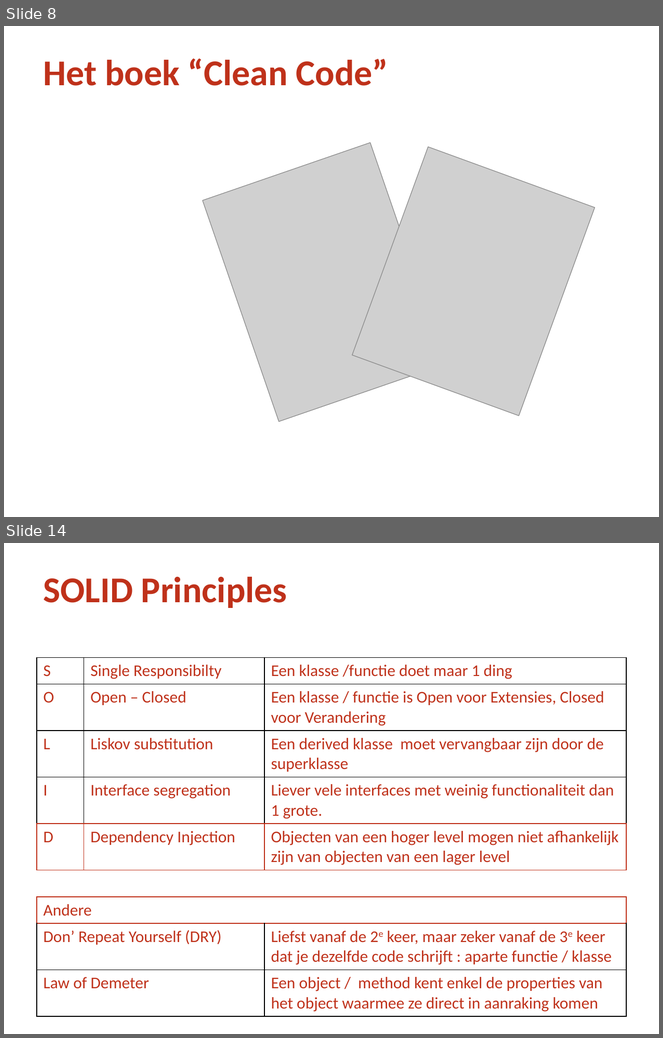
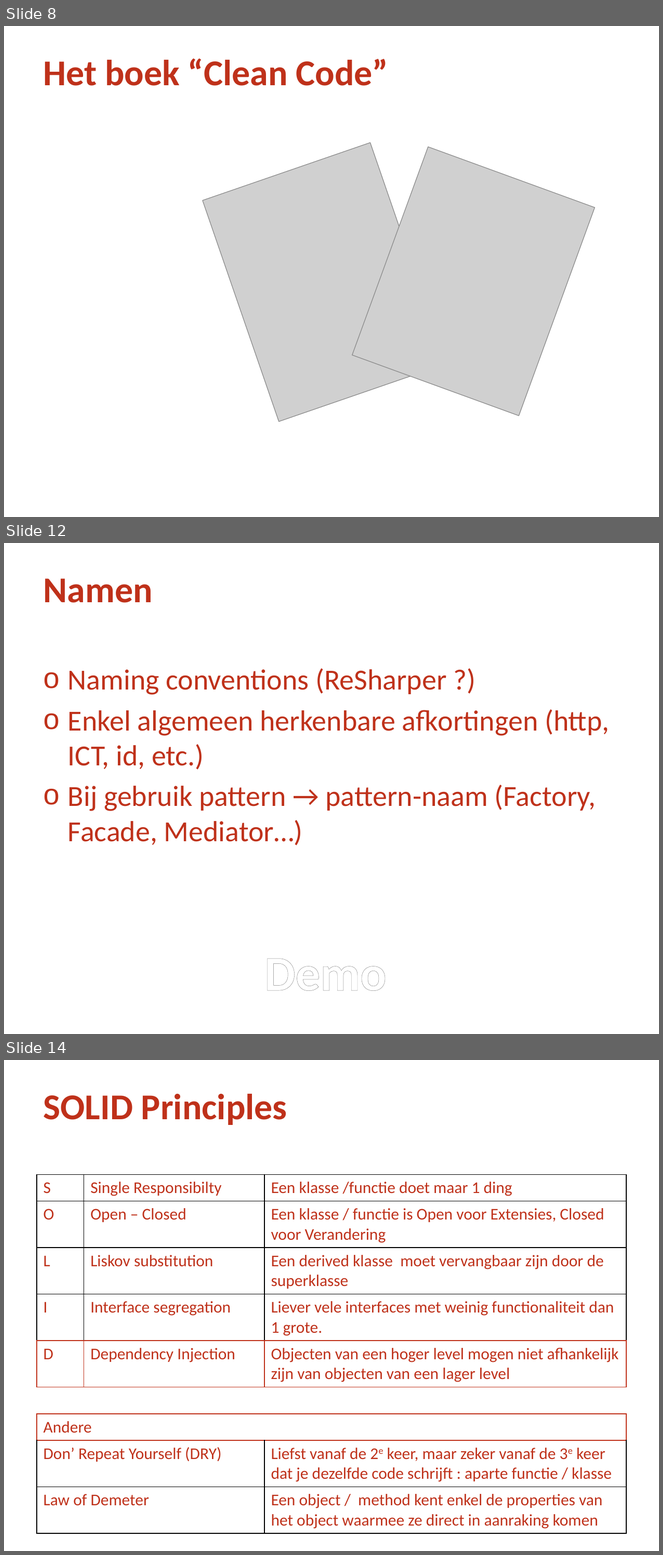
Before and after one commit to WineBewes/CleanCode, a slide deck: Clean Code.pptx. Shown one above the other, each under a label of ours: slides 8 and 14 before the commit, slides 8, 12 and 14 after it; the slides between them are not shown. The pictures are 663x1038 and 663x1555 pixels, drawn with LibreOffice and Linux fonts; fonts in the diff are those of the drawing; grey boxes stand for pictures; background and template pictures are left out. Boxes give left, top, right and bottom in pixels: in the first picture for what was removed or moved away, otherwise in the second. Text is boxed around its words. In the diff, an @@ line names an element or a change of style, - is before the commit and + after.

```diff
--- a/Clean Code.pptx
+++ b/Clean Code.pptx
@@ slide 12 added at [4,543,659,1034], background #FFFFFF @@
@@ title added at [44,578,153,603], 40 pt, text #BF311A, bold @@
+Namen
@@ text added at [68,668,610,846], 32 pt, text #BF311A @@
+o Naming conventions (ReSharper ?)
+o Enkel algemeen herkenbare afkortingen (http, ICT, id, etc.)
+o Bij gebruik pattern → pattern-naam (Factory, Facade, Mediator…)
@@ text added at [265,958,387,991], 54 pt, text gradient #FFFFFF to #7F7F7F, bold @@
+Demo
```
Also in this commit, not shown: 10 slides changed, 1 other slide added, 2 slides removed, 2 other files.
